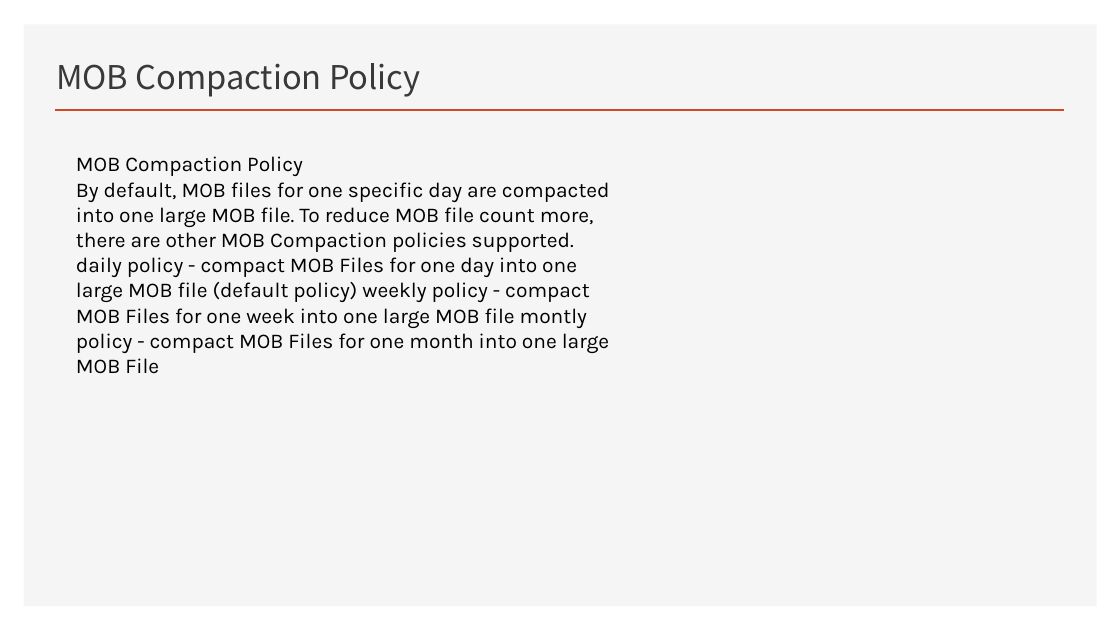
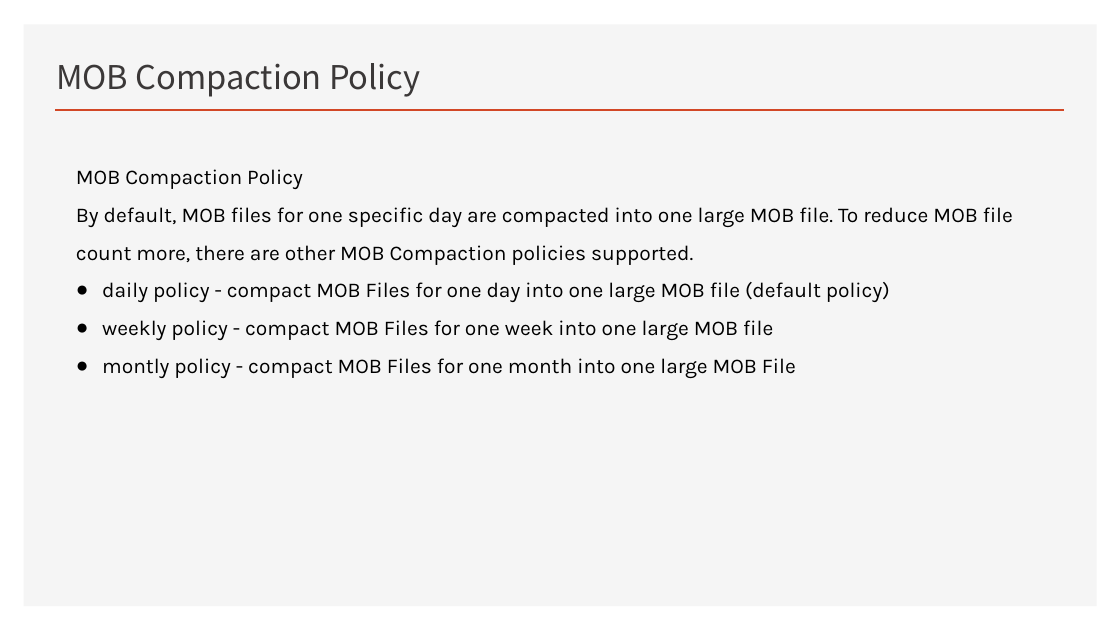
Before and after one commit to Zhangwusheng/Zhangwusheng.github.io, a slide deck: slide 48 of _posts/Hbase基本原理副本.pptx (slide 49 before the commit). Drawn at 1120x630 pixels with LibreOffice and Linux fonts; fonts in the diff are those of the drawing. Boxes give left, top, right and bottom in pixels: in the first picture for what was removed or moved away, otherwise in the second. Text is boxed around its words. In the diff, an @@ line names an element or a change of style, - is before the commit and + after.

```diff
--- a/_posts/Hbase基本原理副本.pptx
+++ b/_posts/Hbase基本原理副本.pptx
@@ text at [76,169,1013,265]: line spacing 1 to 1.5 @@
@@ text at [102,282,890,378]: text changed @@
-daily policy - compact MOB Files for one day into one large MOB file (default policy) weekly policy - compact MOB Files for one week into one large MOB file montly policy - compact MOB Files for one month into one large MOB File
+● daily policy - compact MOB Files for one day into one large MOB file (default policy)
+● weekly policy - compact MOB Files for one week into one large MOB file
+● montly policy - compact MOB Files for one month into one large MOB File
```
Also in this commit, not shown: 18 other slides changed, 3 slides removed.
